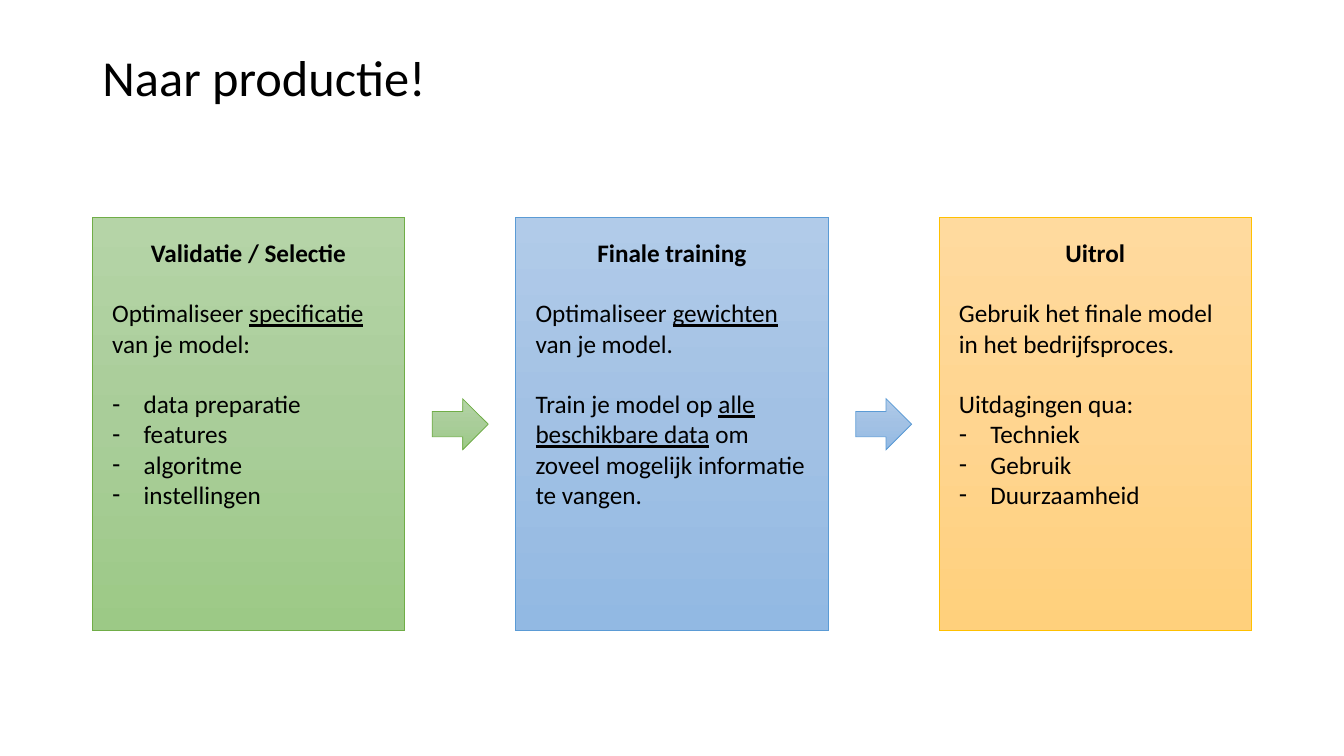
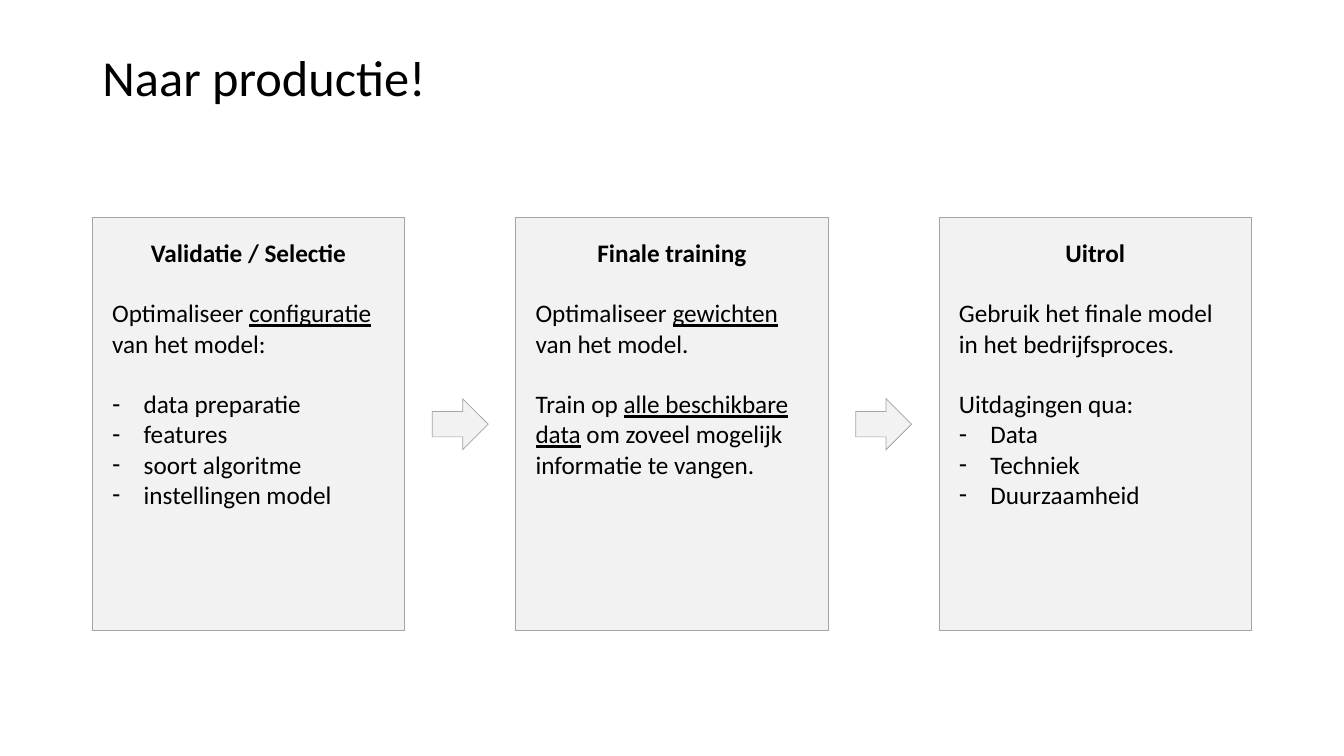
Before and after one commit to LFKoning/knowledge-sharing, a slide deck: slide 43 of python_course/4_scikit_learn/python_cursus_4.pptx. Drawn at 1344x756 pixels with LibreOffice and Linux fonts; fonts in the diff are those of the drawing. Boxes give left, top, right and bottom in pixels: in the first picture for what was removed or moved away, otherwise in the second. Text is boxed around its words. In the diff, an @@ line names an element or a change of style, - is before the commit and + after.

```diff
--- a/python_course/4_scikit_learn/python_cursus_4.pptx
+++ b/python_course/4_scikit_learn/python_cursus_4.pptx
@@ rectangle "Validatie / Selectie" at bbox=[93, 218, 405, 631]: fill gradient #B5D5A7 to #AACE9A to #9CC987 to #F2F2F2; outline #70AD47 0.5 pt to #A5A5A5 0.5 pt @@
@@ rectangle "Finale training" at bbox=[516, 218, 829, 631]: fill gradient #B1CBE9 to #A3C1E5 to #93B9E4 to #F2F2F2; outline #5B9BD5 0.5 pt to #A5A5A5 0.5 pt @@
@@ rectangle "Uitrol" at bbox=[940, 218, 1252, 631]: fill gradient #FFDB9E to #FFD590 to #FFD07C to #F2F2F2; outline #FFC000 0.5 pt to #A5A5A5 0.5 pt @@
@@ text in rectangle at bbox=[112, 304, 371, 353]: text changed @@
-Optimaliseer specificatie van je model:
+Optimaliseer configuratie van het model:
@@ text in rectangle at bbox=[536, 304, 788, 479]: text changed @@
-Optimaliseer gewichten van je model.
-Train je model op alle beschikbare data om zoveel mogelijk informatie te vangen.
+Optimaliseer gewichten van het model.
+Train op alle beschikbare data om zoveel mogelijk informatie te vangen.
@@ right arrow at bbox=[433, 399, 488, 451]: fill gradient #B5D5A7 to #AACE9A to #9CC987 to #F2F2F2; outline #70AD47 0.5 pt to #A5A5A5 0.5 pt @@
@@ right arrow at bbox=[856, 399, 911, 451]: fill gradient #B1CBE9 to #A3C1E5 to #93B9E4 to #F2F2F2; outline #5B9BD5 0.5 pt to #A5A5A5 0.5 pt @@
@@ text in rectangle at bbox=[990, 426, 1038, 443]: paragraph added @@
+– Data
@@ text in rectangle at bbox=[144, 456, 331, 509]: text changed @@
-– algoritme
-– instellingen
+– soort algoritme
+– instellingen model
@@ text in rectangle at bbox=[990, 456, 1071, 474]: paragraph removed @@
-– Gebruik
```
Also in this commit, not shown: 24 other slides changed, 2 slides added, 2 slides removed, 4 other files.
